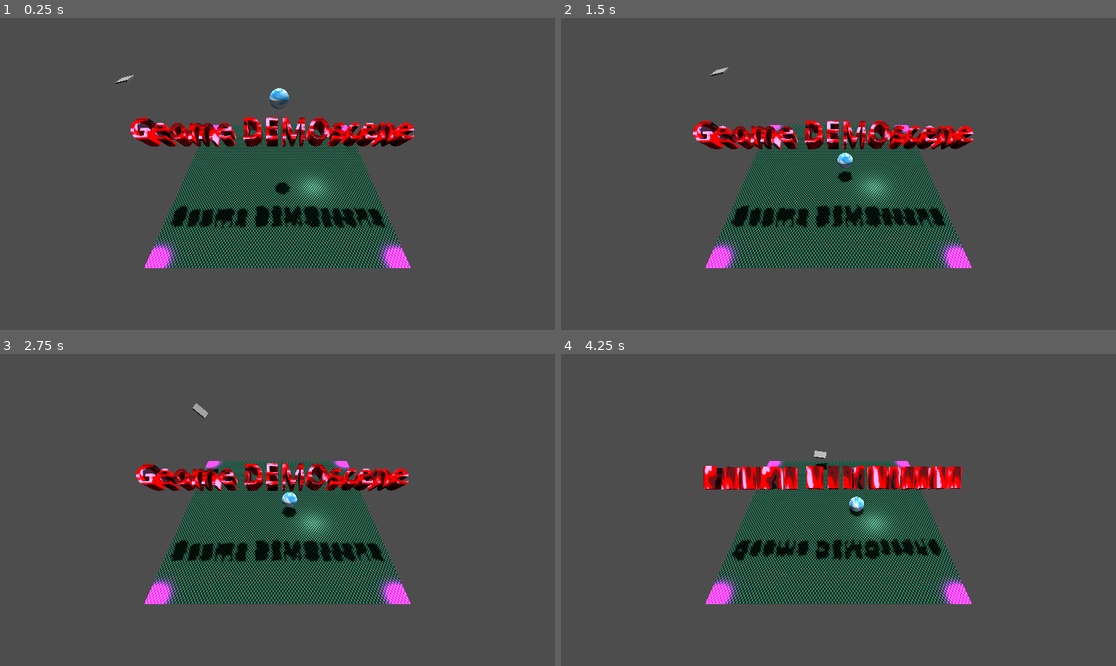
Above: before the commit, frames 1-4 (two rows, left to right).
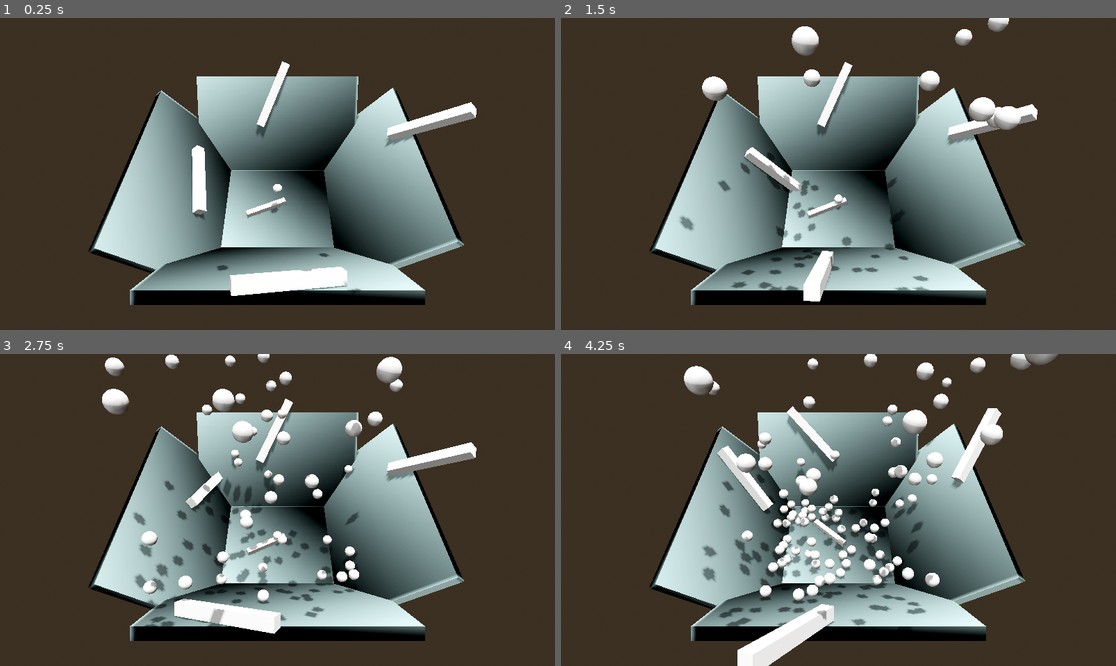
Above: after the commit, the same moments.

Repository: ColtonPhillips/geome
Game: Godot game, scene res://world/physics_world.tscn
Same seed, same stepped clock (60 frames per second), same inputs: the game is played once before the commit and once after it. Before the commit the project starts from res://world/test_world.tscn.
Inputs:
- Up to frame 1 (0.25 s): no input
- Up to frame 2 (1.5 s): no input
- Up to frame 3 (2.75 s): no input
- Up to frame 4 (4.25 s): no input

The runs differ from the first frame. In frame 1, 98% of the frame differs, in the area x 0-100%, y 0-100%; in frame 2, 98%; in frame 3, 98%; in frame 4, 98%.

Commit message:
got physics world looking sharp

Diff:
--- a/project.godot
+++ b/project.godot
@@ -11,7 +11,7 @@
 [application]
 
 config/name="geome"
-run/main_scene="res://world/test_world.tscn"
+run/main_scene="res://world/physics_world.tscn"
 config/features=PackedStringArray("4.4", "Forward Plus")
 config/icon="res://icon.svg"
 
--- /dev/null
+++ b/scene/blender_paddle.tscn
@@ -0,0 +1,24 @@
+[gd_scene load_steps=5 format=3 uid="uid://dowwkux4r1tgy"]
+
+[ext_resource type="Script" path="res://script/blender_paddle.gd" id="1_7mrg2"]
+
+[sub_resource type="PhysicsMaterial" id="PhysicsMaterial_bncls"]
+friction = 0.4
+bounce = 0.1
+
+[sub_resource type="BoxShape3D" id="BoxShape3D_qov1b"]
+size = Vector3(8, 1, 1)
+
+[sub_resource type="BoxMesh" id="BoxMesh_n0bje"]
+size = Vector3(8, 1, 1)
+
+[node name="BlenderPaddle" type="AnimatableBody3D"]
+physics_material_override = SubResource("PhysicsMaterial_bncls")
+script = ExtResource("1_7mrg2")
+
+[node name="CollisionShape3D" type="CollisionShape3D" parent="."]
+transform = Transform3D(1, 0, 0, 0, 1, 0, 0, 0, 1, 2.39089, 0.484203, 0)
+shape = SubResource("BoxShape3D_qov1b")
+
+[node name="MeshInstance3D" type="MeshInstance3D" parent="CollisionShape3D"]
+mesh = SubResource("BoxMesh_n0bje")
--- a/scene/popcorn_ball.tscn
+++ b/scene/popcorn_ball.tscn
@@ -1,7 +1,8 @@
 [gd_scene load_steps=4 format=3 uid="uid://dhmnv08ps8ftx"]
 
 [sub_resource type="PhysicsMaterial" id="PhysicsMaterial_6ii4q"]
-bounce = 0.2
+friction = 0.2
+bounce = 0.4
 
 [sub_resource type="SphereShape3D" id="SphereShape3D_l0630"]
 
@@ -9,6 +10,7 @@
 
 [node name="PopcornBall" type="RigidBody3D"]
 physics_material_override = SubResource("PhysicsMaterial_6ii4q")
+continuous_cd = true
 
 [node name="CollisionShape3D" type="CollisionShape3D" parent="."]
 shape = SubResource("SphereShape3D_l0630")
--- /dev/null
+++ b/script/blender_paddle.gd
@@ -0,0 +1,8 @@
+extends AnimatableBody3D
+
+# Rotation speed in degrees per second
+@export var rotation_speed: float = 5.0  # Adjust as needed
+
+func _physics_process(delta: float) -> void:
+	# Rotate locally around the Y-axis (upward in local space) based on delta
+	rotate_object_local(Vector3.UP, rotation_speed * delta)
--- a/script/physics_world.gd
+++ b/script/physics_world.gd
@@ -6,7 +6,7 @@
 
 # Timer variables
 var timer = 0.0
-var spawn_interval = 0.08
+var spawn_interval = 0.02
 
 func _process(delta):
 	# Update the timer
--- a/world/physics_world.tscn
+++ b/world/physics_world.tscn
@@ -1,17 +1,48 @@
-[gd_scene load_steps=6 format=3 uid="uid://bnt3uidrc5w5a"]
+[gd_scene load_steps=13 format=3 uid="uid://bnt3uidrc5w5a"]
 
 [ext_resource type="PackedScene" uid="uid://dhmnv08ps8ftx" path="res://scene/popcorn_ball.tscn" id="1_cgphj"]
 [ext_resource type="Script" path="res://script/physics_world.gd" id="1_s20gy"]
+[ext_resource type="PackedScene" uid="uid://dowwkux4r1tgy" path="res://scene/blender_paddle.tscn" id="3_xawxm"]
+
+[sub_resource type="ProceduralSkyMaterial" id="ProceduralSkyMaterial_mqrlw"]
+sky_horizon_color = Color(0.64625, 0.65575, 0.67075, 1)
+sky_energy_multiplier = 4.2
+ground_horizon_color = Color(0.64625, 0.65575, 0.67075, 1)
+
+[sub_resource type="Sky" id="Sky_5iwfm"]
+sky_material = SubResource("ProceduralSkyMaterial_mqrlw")
+
+[sub_resource type="Environment" id="Environment_eo18c"]
+background_mode = 2
+sky = SubResource("Sky_5iwfm")
+tonemap_mode = 2
+glow_enabled = true
 
 [sub_resource type="PhysicsMaterial" id="PhysicsMaterial_5e02r"]
 
 [sub_resource type="BoxShape3D" id="BoxShape3D_dah51"]
 size = Vector3(1, 1, 1.84961)
 
+[sub_resource type="Gradient" id="Gradient_fm0r0"]
+
+[sub_resource type="GradientTexture2D" id="GradientTexture2D_g1dxo"]
+gradient = SubResource("Gradient_fm0r0")
+fill_from = Vector2(0.00569801, 0.407407)
+fill_to = Vector2(0.592593, 0.0683761)
+
+[sub_resource type="ORMMaterial3D" id="ORMMaterial3D_otr45"]
+albedo_color = Color(0.85098, 1, 1, 1)
+albedo_texture = SubResource("GradientTexture2D_g1dxo")
+emission_energy_multiplier = 3.9
+
 [sub_resource type="BoxMesh" id="BoxMesh_okudw"]
+material = SubResource("ORMMaterial3D_otr45")
 
 [node name="PhysicsWorld" type="Node3D"]
 script = ExtResource("1_s20gy")
+
+[node name="WorldEnvironment" type="WorldEnvironment" parent="."]
+environment = SubResource("Environment_eo18c")
 
 [node name="DirectionalLight3D" type="DirectionalLight3D" parent="."]
 transform = Transform3D(-0.866025, -0.484074, 0.12519, 0, 0.25038, 0.968148, -0.5, 0.83844, -0.216835, 0, 0, 0)
@@ -44,7 +75,7 @@
 shape = SubResource("BoxShape3D_dah51")
 
 [node name="MeshInstance3D" type="MeshInstance3D" parent="Walls/StaticBody3D2"]
-transform = Transform3D(8.00327, 0.755636, 0, -9.23304, 0.654991, 0, 0, 0, 19.9194, -10.0299, 4.49177, 0)
+transform = Transform3D(7.85415, 0.766044, 0, -9.36022, 0.642787, 0, 0, 0, 19.9194, -10.0299, 4.49177, 0)
 mesh = SubResource("BoxMesh_okudw")
 skeleton = NodePath("../CollisionShape3D")
 
@@ -57,7 +88,7 @@
 shape = SubResource("BoxShape3D_dah51")
 
 [node name="MeshInstance3D" type="MeshInstance3D" parent="Walls/StaticBody3D3"]
-transform = Transform3D(8.00327, 0.755636, 0, -9.23304, 0.654991, 0, 0, 0, 19.9194, -10.0299, 4.49177, 0)
+transform = Transform3D(7.85415, 0.766044, 0, -9.36022, 0.642787, 0, 0, 0, 19.9194, -10.0299, 4.49177, 0)
 mesh = SubResource("BoxMesh_okudw")
 skeleton = NodePath("../CollisionShape3D")
 
@@ -70,7 +101,7 @@
 shape = SubResource("BoxShape3D_dah51")
 
 [node name="MeshInstance3D" type="MeshInstance3D" parent="Walls/StaticBody3D4"]
-transform = Transform3D(8.00327, 0.755636, 0, -9.23304, 0.654991, 0, 0, 0, 19.9194, -10.0299, 4.49177, 0)
+transform = Transform3D(7.85415, 0.766044, 0, -9.36022, 0.642787, 0, 0, 0, 19.9194, -10.0299, 4.49177, 0)
 mesh = SubResource("BoxMesh_okudw")
 skeleton = NodePath("../CollisionShape3D")
 
@@ -83,6 +114,25 @@
 shape = SubResource("BoxShape3D_dah51")
 
 [node name="MeshInstance3D" type="MeshInstance3D" parent="Walls/StaticBody3D5"]
-transform = Transform3D(8.00327, 0.755636, 0, -9.23304, 0.654991, 0, 0, 0, 19.9194, -10.0299, 4.49177, 0)
+transform = Transform3D(7.85415, 0.766044, 0, -9.36022, 0.642787, 0, 0, 0, 19.9194, -10.0299, 4.49177, 0)
 mesh = SubResource("BoxMesh_okudw")
 skeleton = NodePath("../CollisionShape3D")
+
+[node name="Blenders" type="Node3D" parent="."]
+
+[node name="BlenderPaddle" parent="Blenders" instance=ExtResource("3_xawxm")]
+transform = Transform3D(1, 0, 0, 0, 0.642788, 0.766044, 0, -0.766044, 0.642788, -1.48758, 9.82034, 13.1611)
+rotation_speed = 1.0
+
+[node name="BlenderPaddle2" parent="Blenders" instance=ExtResource("3_xawxm")]
+transform = Transform3D(1, 0, 0, 0, 0.642788, -0.766044, 0, 0.766044, 0.642788, -1.48758, 6.10083, -9.93255)
+
+[node name="BlenderPaddle3" parent="Blenders" instance=ExtResource("3_xawxm")]
+transform = Transform3D(-4.37114e-08, 0.766044, -0.642788, 0, 0.642788, 0.766044, 1, 3.34849e-08, -2.80971e-08, -9.35305, 4.59656, -3.09113)
+rotation_speed = 1.0
+
+[node name="BlenderPaddle4" parent="Blenders" instance=ExtResource("3_xawxm")]
+transform = Transform3D(-4.37114e-08, -0.766044, -0.642788, 0, 0.642788, -0.766044, 1, -3.34849e-08, -2.80971e-08, 13.3019, 9.13824, -3.09112)
+
+[node name="BlenderPaddle5" parent="Blenders" instance=ExtResource("3_xawxm")]
+transform = Transform3D(2.62268e-08, -2.29282e-15, 0.6, -5.24537e-08, -0.6, 0, 0.6, -5.24537e-08, -2.62268e-08, 0, 1.09256, 0)
